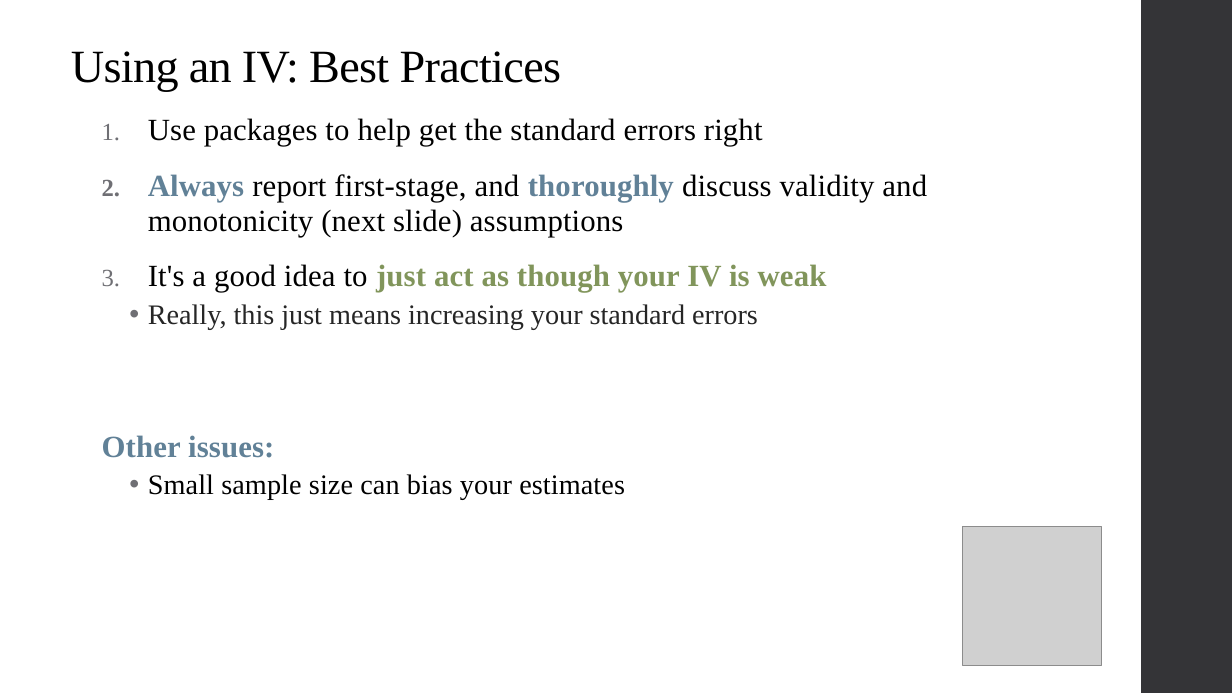
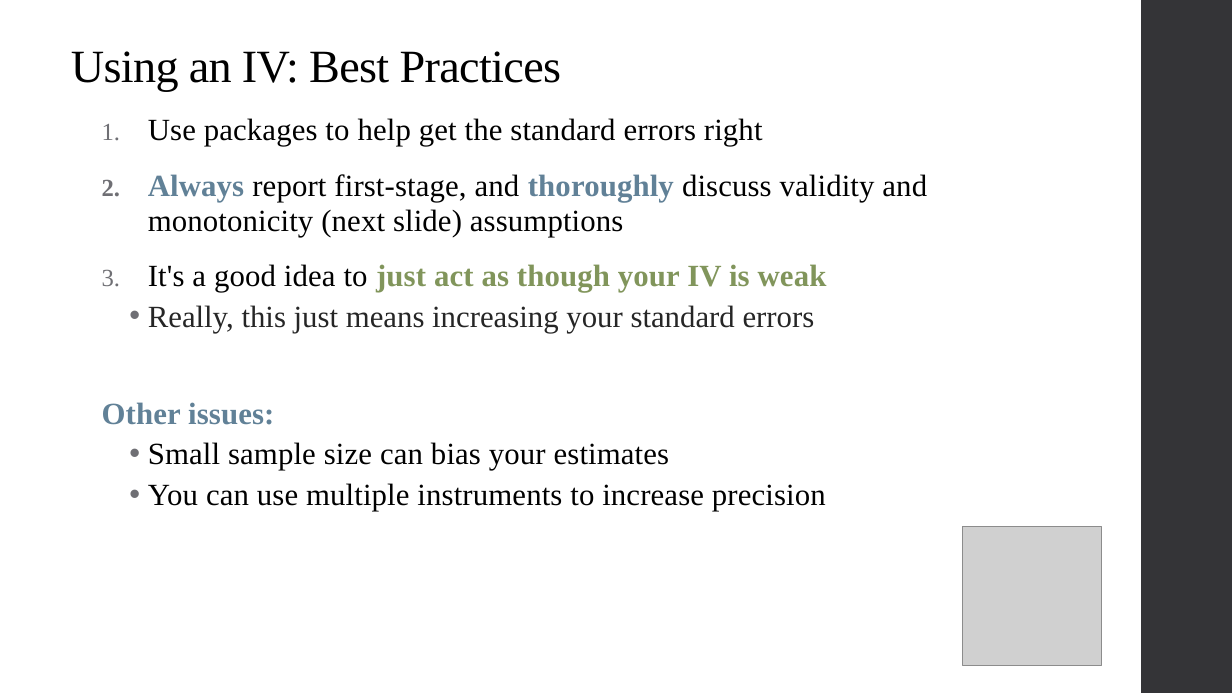
Before and after one commit to qiufei/fork-HAD5744, a slide deck: slide 48 of Lecture06_IV/Lecture6_IVEstimation_2022F.pptx (slide 41 before the commit). Drawn at 1232x693 pixels with LibreOffice and Linux fonts; fonts in the diff are those of the drawing; grey boxes stand for pictures. Boxes give left, top, right and bottom in pixels: in the first picture for what was removed or moved away, otherwise in the second. Text is boxed around its words. In the diff, an @@ line names an element or a change of style, - is before the commit and + after.

```diff
--- a/Lecture06_IV/Lecture6_IVEstimation_2022F.pptx
+++ b/Lecture06_IV/Lecture6_IVEstimation_2022F.pptx
@@ text at [148, 305, 815, 470]: size 22 to 24 pt in "Really, this just means increasing your standard ...", "Small sample size can bias your estimates" @@
@@ text at [148, 483, 826, 511]: paragraph added @@
+  • You can use multiple instruments to increase precision
```
Also in this commit, not shown: 17 other slides changed, 11 slides added, 3 slides removed, 10 other files.
